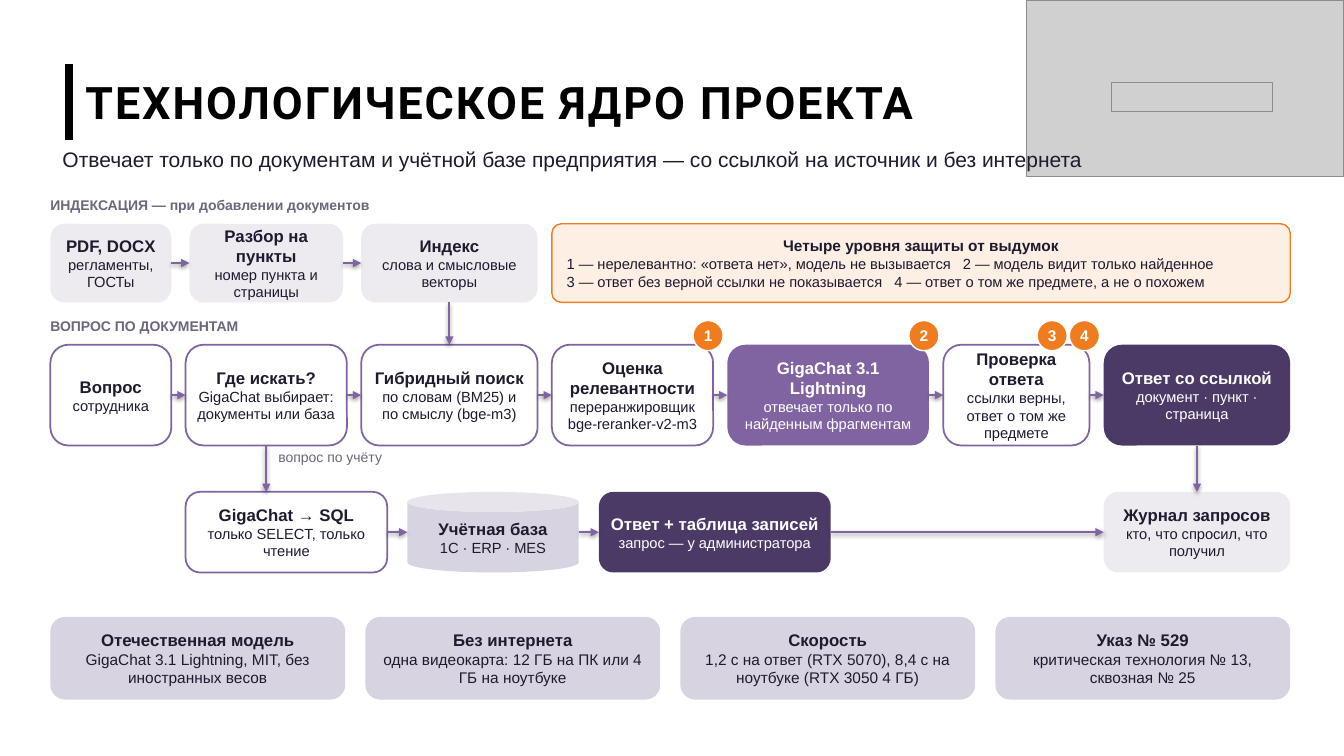
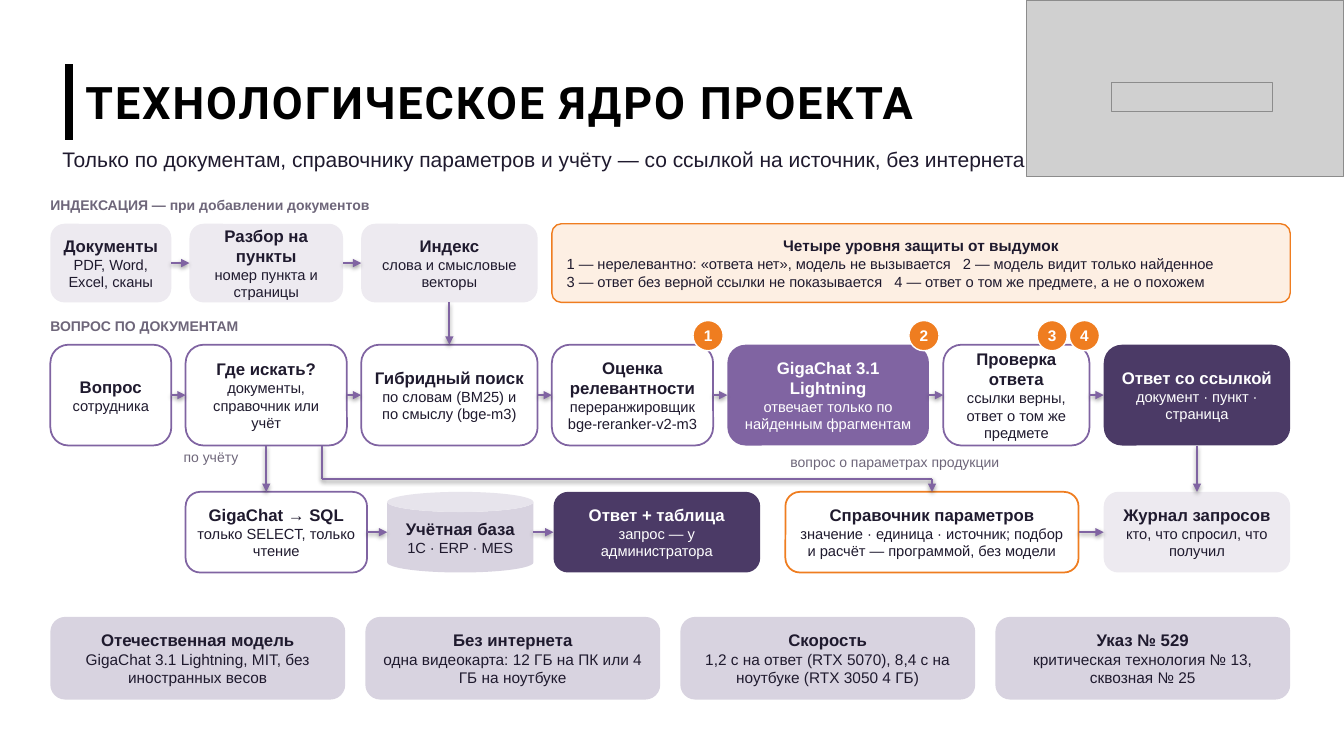
Before and after one commit to imaO0O/acselerator, a slide deck: slide 1 of docs/slides/arhitektura.pptx. Drawn at 1344x756 pixels with LibreOffice and Linux fonts; fonts in the diff are those of the drawing; grey boxes stand for pictures; background and template pictures are left out. Boxes give left, top, right and bottom in pixels: in the first picture for what was removed or moved away, otherwise in the second. Text is boxed around its words. In the diff, an @@ line names an element or a change of style, - is before the commit and + after.

Commit message:
По итогам встречи с руководителем партнёра: техпродажи и сервис, вопрос эксперту из чата, Excel и картинки
- роль «Техпродажи и сервис», примеры вопросов на пустом экране — по аудитории (запросы клиентов о приборах)
- кнопка «Эксперту» под любым ответом; решение эксперта показывается под ответом, в том числе для противоречий справочника
- в ссылке «версия не указана», если версия документа неизвестна; версия и срок не обрезаются при сокращении
- загрузка таблиц Excel (строка — запись со ссылкой на лист и строку) и картинок (распознавание как у скана); openpyxl в зависимостях
- API: ограничение длины истории (422 вместо 500), сбой модели — 503 и запись в журнал
- схема ядра со справочником параметров; сценарий показа П1–П6; памятка с ответами руководителю партнёра
- кадры 14–20 для презентации; check_demo --clean очищает и очередь эксперта

```diff
--- a/docs/slides/arhitektura.pptx
+++ b/docs/slides/arhitektura.pptx
@@ text at [62, 151, 1025, 171]: text changed @@
-Отвечает только по документам и учётной базе предприятия — со ссылкой на источник и без интернета
+Только по документам, справочнику параметров и учёту — со ссылкой на источник, без интернета
@@ text in rounded rectangle at [64, 240, 158, 289]: text changed @@
-PDF, DOCX
-регламенты, ГОСТы
+Документы
+PDF, Word, Excel, сканы
@@ text in rounded rectangle at [213, 385, 319, 431]: text changed @@
-GigaChat выбирает: документы или база
+документы, справочник или учёт
@@ line added from (322, 446) to (322, 479), #8064A2 1.5 pt @@
@@ text at [184, 452, 239, 465]: text changed @@
-вопрос по учёту
+по учёту
@@ line added from (322, 479) to (933, 479), #8064A2 1.5 pt @@
@@ text added at [790, 459, 1000, 470], 10 pt, text #6E667A @@
+вопрос о параметрах продукции
@@ arrow added from (933, 479) to (933, 492), #8064A2 1.5 pt @@
@@ rounded rectangle "GigaChat → SQL": place and size @@
-rounded rectangle "GigaChat → SQL" at [186, 492, 387, 573]
+rounded rectangle "GigaChat → SQL" at [186, 492, 367, 573]
@@ cylinder "Учётная база": place and size @@
-cylinder "Учётная база" at [407, 492, 579, 573]
+cylinder "Учётная база" at [387, 492, 533, 573]
@@ rounded rectangle "Ответ + таблица": place and size @@
-rounded rectangle "Ответ + таблица" at [599, 492, 831, 573]
+rounded rectangle "Ответ + таблица" at [554, 492, 760, 573]
@@ text in rounded rectangle at [589, 508, 724, 525]: text changed @@
-Ответ + таблица записей
+Ответ + таблица
@@ rounded rectangle added at [785, 492, 1079, 573], fill #FFFFFF, outline #EF7D20 1.25 pt, 10.5 pt, text #1F1A2E @@
+Справочник параметров
+значение · единица · источник; подбор и расчёт — программой, без модели
@@ arrow moved from (387, 532) - (407, 532) to (367, 532) - (387, 532) @@
@@ arrow moved from (579, 532) - (599, 532) to (533, 532) - (554, 532) @@
@@ arrow moved from (831, 532) - (1104, 532) to (1079, 532) - (1104, 532) @@
```
Also in this commit, not shown: 38 other files.
